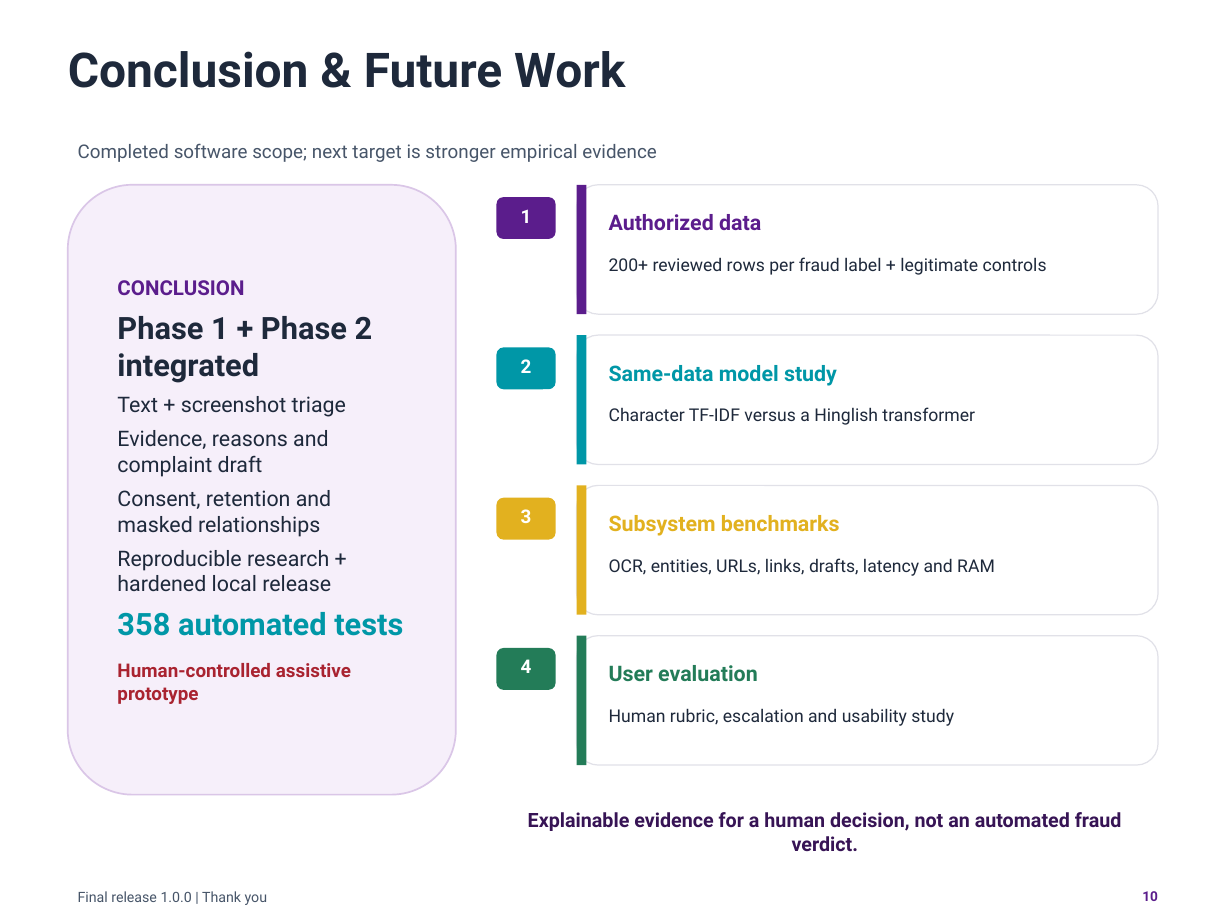
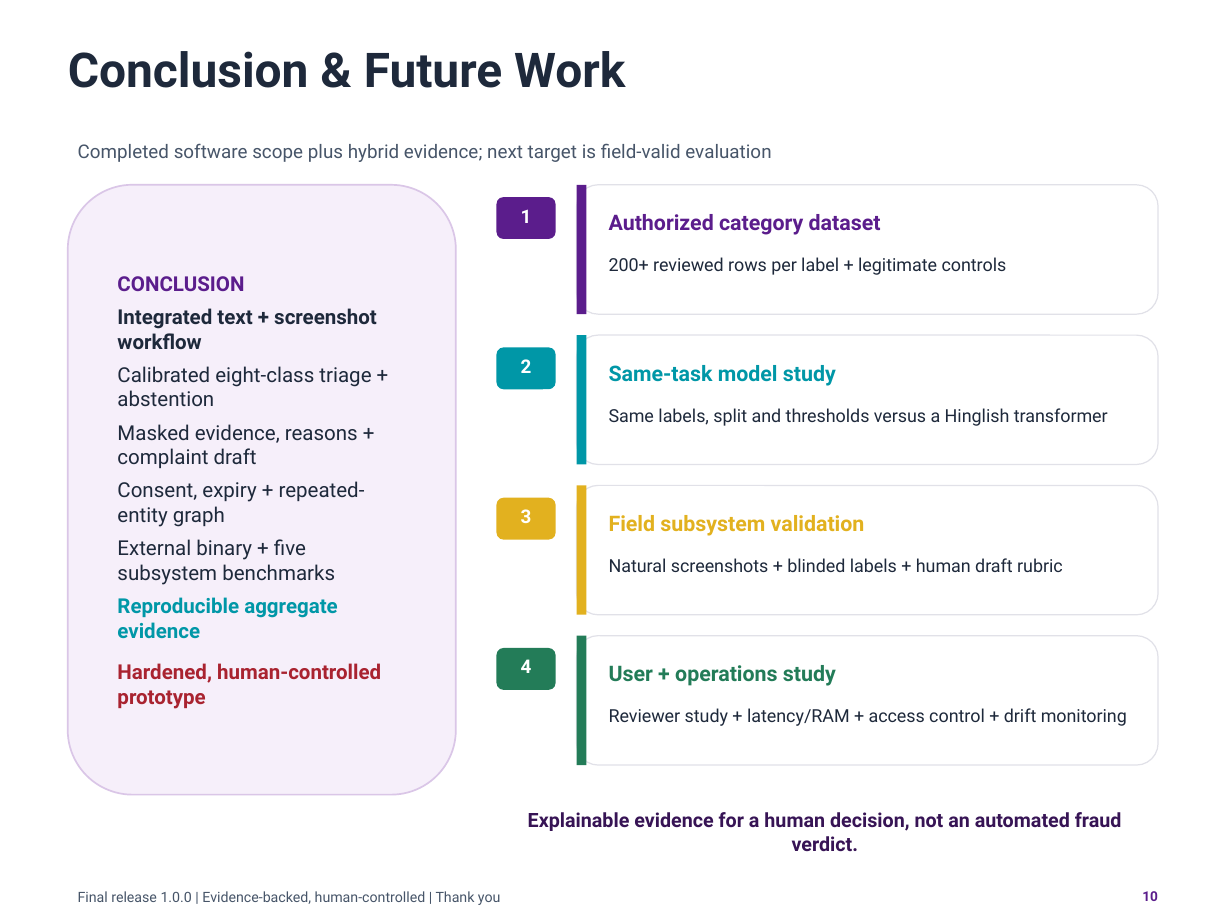
Before and after one commit to GautamBytes/fraudlens-bharat-phase-1, a slide deck: slide 10 of docs/presentation/fraudlens-bharat-final-capstone.pptx. Drawn at 1232x924 pixels with LibreOffice and Linux fonts; fonts in the diff are those of the drawing; background and template pictures are left out. Boxes give left, top, right and bottom in pixels: in the first picture for what was removed or moved away, otherwise in the second. Text is boxed around its words. In the diff, an @@ line names an element or a change of style, - is before the commit and + after.

Commit message:
feat: add hybrid evaluation evidence

```diff
--- a/docs/presentation/fraudlens-bharat-final-capstone.pptx
+++ b/docs/presentation/fraudlens-bharat-final-capstone.pptx
@@ text at <box>78,143,771,162</box>: text changed @@
-Completed software scope; next target is stronger empirical evidence
+Completed software scope plus hybrid evidence; next target is field-valid evaluation
@@ text at <box>609,214,881,235</box>: text changed @@
-Authorized data
+Authorized category dataset
@@ text at <box>609,257,1007,275</box>: text changed; size 10.3 to 10.5 pt @@
-200+ reviewed rows per fraud label + legitimate controls
+200+ reviewed rows per label + legitimate controls
@@ text in rounded rectangle at <box>117,308,381,709</box>: text changed; size 12.5 to 12 pt @@
-Phase 1 + Phase 2 integrated
-Text + screenshot triage
-Evidence, reasons and complaint draft
-Consent, retention and masked relationships
-Reproducible research + hardened local release
-358 automated tests
-Human-controlled assistive prototype
+Integrated text + screenshot workflow
+Calibrated eight-class triage + abstention
+Masked evidence, reasons + complaint draft
+Consent, expiry + repeated-entity graph
+External binary + five subsystem benchmarks
+Reproducible aggregate evidence
+Hardened, human-controlled prototype
@@ text at <box>609,365,836,386</box>: text changed @@
-Same-data model study
+Same-task model study
@@ text at <box>609,408,1108,426</box>: text changed; size 10.3 to 10.5 pt @@
-Character TF-IDF versus a Hinglish transformer
+Same labels, split and thresholds versus a Hinglish transformer
@@ text at <box>609,515,865,536</box>: text changed @@
-Subsystem benchmarks
+Field subsystem validation
@@ text at <box>609,558,1063,572</box>: text changed; size 10.3 to 10.5 pt @@
-OCR, entities, URLs, links, drafts, latency and RAM
+Natural screenshots + blinded labels + human draft rubric
@@ text at <box>609,665,836,686</box>: text changed @@
-User evaluation
+User + operations study
@@ text at <box>609,708,1127,726</box>: text changed; size 10.3 to 10.5 pt @@
-Human rubric, escalation and usability study
+Reviewer study + latency/RAM + access control + drift monitoring
@@ text at <box>78,891,501,905</box>: text changed @@
-Final release 1.0.0 | Thank you
+Final release 1.0.0 | Evidence-backed, human-controlled | Thank you
```
Also in this commit, not shown: 4 other slides changed, 28 other files.
